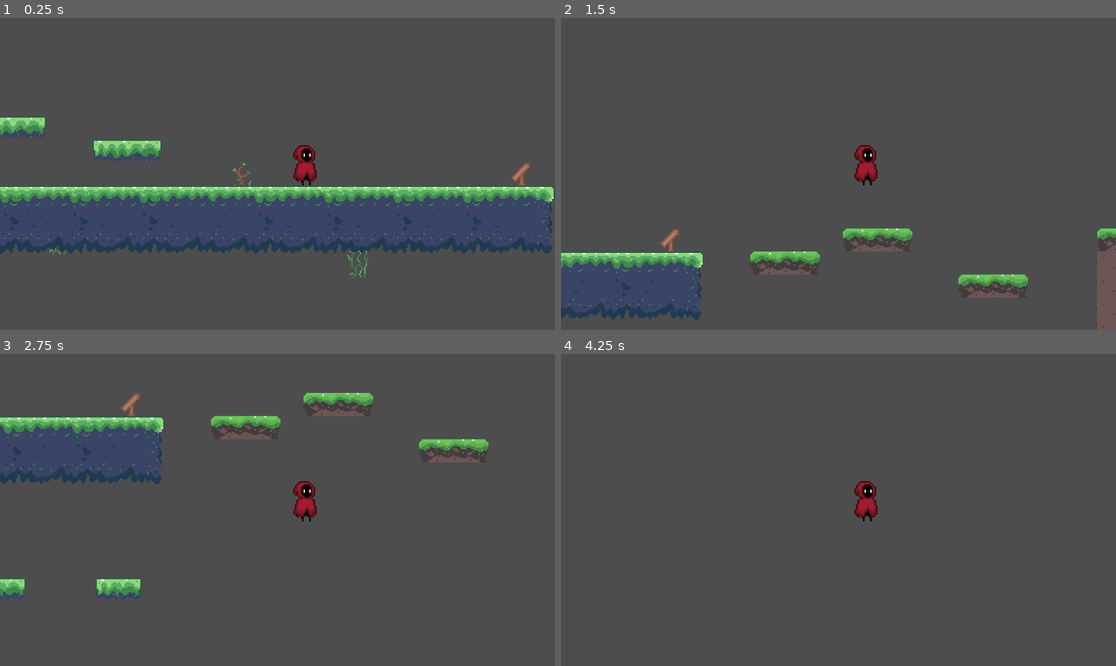
Above: before the commit, frames 1-4 (two rows, left to right).
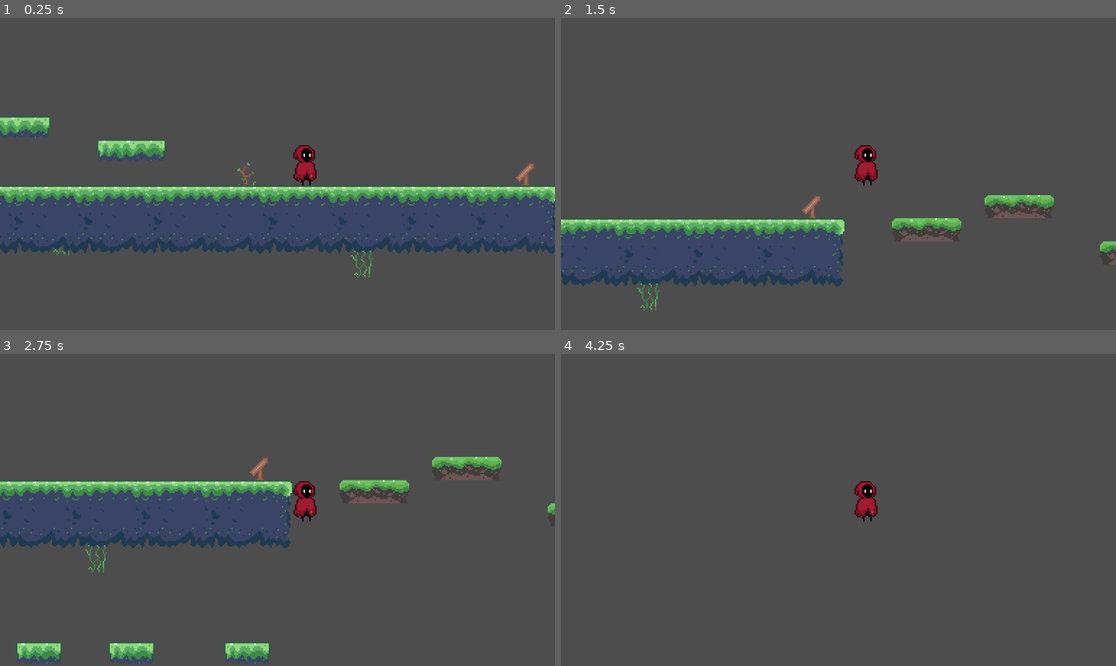
Above: after the commit, the same moments.

Repository: dieguga07/GodotTemplate
Game: Godot game, scene res://Scenes/game.tscn
Same seed, same stepped clock (60 frames per second), same inputs: the game is played once before the commit and once after it.
Inputs:
- Up to frame 1 (0.25 s): no input
- Up to frame 2 (1.5 s): tap Enter (ui_accept) at 0.5, 0.6, 0.77, 1.07, 1.35 s; hold Right (ui_right) from 0.53 s (still down)
- Up to frame 3 (2.75 s): tap Enter (ui_accept) at 1.52, 1.82, 2.1 s; release Right (ui_right) at 2.03 s; hold Left (ui_left) from 2.03 s (still down)
- Up to frame 4 (4.25 s): release Left (ui_left) at 2.78 s; hold Right (ui_right) from 2.78 s (still down); tap Enter (ui_accept) at 2.85, 3.02, 3.32, 3.6, 3.77, 4.07 s

The runs differ from the first frame. In frame 1, 5.6% of the frame differs, in the area x 0-100%, y 31-84%; in frame 2, 15%; in frame 3, 22%, in the area x 0-100%, y 12-100%; in frame 4, less than 0.1%.

Commit message:
State-machine first-try

Diff:
--- a/Scenes/game.tscn
+++ b/Scenes/game.tscn
@@ -214,7 +214,7 @@
 layer_1/tile_data = PackedInt32Array(131070, 196608, 0, 196606, 196608, 1, 262142, 196608, 2, 131071, 65536, 0, 196607, …(8734 unchanged characters)…
 
 [node name="Player" parent="." instance=ExtResource("2_l7hqp")]
-position = Vector2(20, 8)
+position = Vector2(17, 16)
 
 [node name="Camera2D" type="Camera2D" parent="Player"]
 position = Vector2(-20, -8)
--- a/Scenes/player.tscn
+++ b/Scenes/player.tscn
@@ -1,39 +1,678 @@
-[gd_scene load_steps=7 format=3 uid="uid://cvclj5x7jgaan"]
+[gd_scene load_steps=74 format=3 uid="uid://cvclj5x7jgaan"]
 
 [ext_resource type="Script" path="res://Scripts/player.gd" id="1_ru67x"]
 [ext_resource type="Texture2D" uid="uid://cw0233iki11yj" path="res://Assets/AnimationSheet_Character.png" id="1_yvsen"]
 
+[sub_resource type="AtlasTexture" id="AtlasTexture_jgchm"]
+atlas = ExtResource("1_yvsen")
+region = Rect2(0, 256, 32, 32)
+
+[sub_resource type="AtlasTexture" id="AtlasTexture_ggkoq"]
+atlas = ExtResource("1_yvsen")
+region = Rect2(32, 256, 32, 32)
+
+[sub_resource type="AtlasTexture" id="AtlasTexture_4whld"]
+atlas = ExtResource("1_yvsen")
+region = Rect2(64, 256, 32, 32)
+
+[sub_resource type="AtlasTexture" id="AtlasTexture_01e0b"]
+atlas = ExtResource("1_yvsen")
+region = Rect2(96, 256, 32, 32)
+
+[sub_resource type="AtlasTexture" id="AtlasTexture_mxbqf"]
+atlas = ExtResource("1_yvsen")
+region = Rect2(128, 256, 32, 32)
+
+[sub_resource type="AtlasTexture" id="AtlasTexture_h5dkv"]
+atlas = ExtResource("1_yvsen")
+region = Rect2(160, 256, 32, 32)
+
+[sub_resource type="AtlasTexture" id="AtlasTexture_uoon3"]
+atlas = ExtResource("1_yvsen")
+region = Rect2(192, 256, 32, 32)
+
+[sub_resource type="AtlasTexture" id="AtlasTexture_2gjqr"]
+atlas = ExtResource("1_yvsen")
+region = Rect2(224, 256, 32, 32)
+
+[sub_resource type="AtlasTexture" id="AtlasTexture_h5qg3"]
+atlas = ExtResource("1_yvsen")
+region = Rect2(0, 0, 32, 32)
+
+[sub_resource type="AtlasTexture" id="AtlasTexture_4e2ol"]
+atlas = ExtResource("1_yvsen")
+region = Rect2(0, 224, 32, 32)
+
+[sub_resource type="AtlasTexture" id="AtlasTexture_b6d8u"]
+atlas = ExtResource("1_yvsen")
+region = Rect2(32, 224, 32, 32)
+
+[sub_resource type="AtlasTexture" id="AtlasTexture_xlx4j"]
+atlas = ExtResource("1_yvsen")
+region = Rect2(64, 224, 32, 32)
+
+[sub_resource type="AtlasTexture" id="AtlasTexture_frvcl"]
+atlas = ExtResource("1_yvsen")
+region = Rect2(96, 224, 32, 32)
+
+[sub_resource type="AtlasTexture" id="AtlasTexture_v4c6o"]
+atlas = ExtResource("1_yvsen")
+region = Rect2(128, 224, 32, 32)
+
+[sub_resource type="AtlasTexture" id="AtlasTexture_btwjb"]
+atlas = ExtResource("1_yvsen")
+region = Rect2(160, 224, 32, 32)
+
+[sub_resource type="AtlasTexture" id="AtlasTexture_v08o6"]
+atlas = ExtResource("1_yvsen")
+region = Rect2(192, 224, 32, 32)
+
+[sub_resource type="AtlasTexture" id="AtlasTexture_ovuxr"]
+atlas = ExtResource("1_yvsen")
+region = Rect2(224, 224, 32, 32)
+
+[sub_resource type="AtlasTexture" id="AtlasTexture_35grn"]
+atlas = ExtResource("1_yvsen")
+region = Rect2(0, 0, 32, 32)
+
+[sub_resource type="AtlasTexture" id="AtlasTexture_od28t"]
+atlas = ExtResource("1_yvsen")
+region = Rect2(32, 0, 32, 32)
+
+[sub_resource type="AtlasTexture" id="AtlasTexture_30lgw"]
+atlas = ExtResource("1_yvsen")
+region = Rect2(0, 160, 32, 32)
+
+[sub_resource type="AtlasTexture" id="AtlasTexture_f27sv"]
+atlas = ExtResource("1_yvsen")
+region = Rect2(32, 160, 32, 32)
+
+[sub_resource type="AtlasTexture" id="AtlasTexture_svy3b"]
+atlas = ExtResource("1_yvsen")
+region = Rect2(64, 160, 32, 32)
+
+[sub_resource type="AtlasTexture" id="AtlasTexture_js6yl"]
+atlas = ExtResource("1_yvsen")
+region = Rect2(96, 160, 32, 32)
+
+[sub_resource type="AtlasTexture" id="AtlasTexture_dkey4"]
+atlas = ExtResource("1_yvsen")
+region = Rect2(128, 160, 32, 32)
+
+[sub_resource type="AtlasTexture" id="AtlasTexture_akauw"]
+atlas = ExtResource("1_yvsen")
+region = Rect2(160, 160, 32, 32)
+
+[sub_resource type="AtlasTexture" id="AtlasTexture_g33ij"]
+atlas = ExtResource("1_yvsen")
+region = Rect2(192, 160, 32, 32)
+
+[sub_resource type="AtlasTexture" id="AtlasTexture_q1qdo"]
+atlas = ExtResource("1_yvsen")
+region = Rect2(224, 160, 32, 32)
+
+[sub_resource type="AtlasTexture" id="AtlasTexture_y7rf7"]
+atlas = ExtResource("1_yvsen")
+region = Rect2(0, 96, 32, 32)
+
+[sub_resource type="AtlasTexture" id="AtlasTexture_i2mr0"]
+atlas = ExtResource("1_yvsen")
+region = Rect2(32, 96, 32, 32)
+
+[sub_resource type="AtlasTexture" id="AtlasTexture_nq2pd"]
+atlas = ExtResource("1_yvsen")
+region = Rect2(64, 96, 32, 32)
+
+[sub_resource type="AtlasTexture" id="AtlasTexture_7gysy"]
+atlas = ExtResource("1_yvsen")
+region = Rect2(96, 96, 32, 32)
+
+[sub_resource type="AtlasTexture" id="AtlasTexture_1k701"]
+atlas = ExtResource("1_yvsen")
+region = Rect2(128, 96, 32, 32)
+
+[sub_resource type="AtlasTexture" id="AtlasTexture_dm44k"]
+atlas = ExtResource("1_yvsen")
+region = Rect2(160, 96, 32, 32)
+
+[sub_resource type="AtlasTexture" id="AtlasTexture_qemtj"]
+atlas = ExtResource("1_yvsen")
+region = Rect2(192, 96, 32, 32)
+
+[sub_resource type="AtlasTexture" id="AtlasTexture_g4xne"]
+atlas = ExtResource("1_yvsen")
+region = Rect2(224, 96, 32, 32)
+
+[sub_resource type="AtlasTexture" id="AtlasTexture_p2kyr"]
+atlas = ExtResource("1_yvsen")
+region = Rect2(0, 192, 32, 32)
+
+[sub_resource type="AtlasTexture" id="AtlasTexture_ykjdt"]
+atlas = ExtResource("1_yvsen")
+region = Rect2(32, 192, 32, 32)
+
+[sub_resource type="AtlasTexture" id="AtlasTexture_h67ji"]
+atlas = ExtResource("1_yvsen")
+region = Rect2(64, 192, 32, 32)
+
+[sub_resource type="AtlasTexture" id="AtlasTexture_3q2yd"]
+atlas = ExtResource("1_yvsen")
+region = Rect2(96, 192, 32, 32)
+
+[sub_resource type="AtlasTexture" id="AtlasTexture_r0byb"]
+atlas = ExtResource("1_yvsen")
+region = Rect2(128, 192, 32, 32)
+
+[sub_resource type="AtlasTexture" id="AtlasTexture_uka2t"]
+atlas = ExtResource("1_yvsen")
+region = Rect2(0, 64, 32, 32)
+
+[sub_resource type="AtlasTexture" id="AtlasTexture_gvvpn"]
+atlas = ExtResource("1_yvsen")
+region = Rect2(32, 64, 32, 32)
+
+[sub_resource type="AtlasTexture" id="AtlasTexture_r5v7j"]
+atlas = ExtResource("1_yvsen")
+region = Rect2(64, 64, 32, 32)
+
+[sub_resource type="AtlasTexture" id="AtlasTexture_imq3j"]
+atlas = ExtResource("1_yvsen")
+region = Rect2(96, 64, 32, 32)
+
+[sub_resource type="SpriteFrames" id="SpriteFrames_8mlg0"]
+animations = [{
+"frames": [{
+"duration": 1.0,
+"texture": SubResource("AtlasTexture_jgchm")
+}, {
+"duration": 1.0,
+"texture": SubResource("AtlasTexture_ggkoq")
+}, {
+"duration": 1.0,
+"texture": SubResource("AtlasTexture_4whld")
+}, {
+"duration": 1.0,
+"texture": SubResource("AtlasTexture_01e0b")
+}, {
+"duration": 1.0,
+"texture": SubResource("AtlasTexture_mxbqf")
+}, {
+"duration": 1.0,
+"texture": SubResource("AtlasTexture_h5dkv")
+}, {
+"duration": 1.0,
+"texture": SubResource("AtlasTexture_uoon3")
+}, {
+"duration": 1.0,
+"texture": SubResource("AtlasTexture_2gjqr")
+}, {
+"duration": 1.0,
+"texture": SubResource("AtlasTexture_h5qg3")
+}],
+"loop": false,
+"name": &"attack",
+"speed": 10.0
+}, {
+"frames": [{
+"duration": 1.0,
+"texture": SubResource("AtlasTexture_4e2ol")
+}, {
+"duration": 1.0,
+"texture": SubResource("AtlasTexture_b6d8u")
+}, {
+"duration": 1.0,
+"texture": SubResource("AtlasTexture_xlx4j")
+}, {
+"duration": 1.0,
+"texture": SubResource("AtlasTexture_frvcl")
+}, {
+"duration": 1.0,
+"texture": SubResource("AtlasTexture_v4c6o")
+}, {
+"duration": 1.0,
+"texture": SubResource("AtlasTexture_btwjb")
+}, {
+"duration": 1.0,
+"texture": SubResource("AtlasTexture_v08o6")
+}, {
+"duration": 1.0,
+"texture": SubResource("AtlasTexture_ovuxr")
+}],
+"loop": false,
+"name": &"death",
+"speed": 5.0
+}, {
+"frames": [{
+"duration": 1.0,
+"texture": SubResource("AtlasTexture_35grn")
+}, {
+"duration": 1.0,
+"texture": SubResource("AtlasTexture_od28t")
+}],
+"loop": false,
+"name": &"idle",
+"speed": 5.0
+}, {
+"frames": [{
+"duration": 1.0,
+"texture": SubResource("AtlasTexture_30lgw")
+}, {
+"duration": 1.0,
+"texture": SubResource("AtlasTexture_f27sv")
+}, {
+"duration": 1.0,
+"texture": SubResource("AtlasTexture_svy3b")
+}, {
+"duration": 1.0,
+"texture": SubResource("AtlasTexture_js6yl")
+}, {
+"duration": 1.0,
+"texture": SubResource("AtlasTexture_dkey4")
+}, {
+"duration": 1.0,
+"texture": SubResource("AtlasTexture_akauw")
+}, {
+"duration": 1.0,
+"texture": SubResource("AtlasTexture_g33ij")
+}, {
+"duration": 1.0,
+"texture": SubResource("AtlasTexture_q1qdo")
+}],
+"loop": false,
+"name": &"jump",
+"speed": 8.0
+}, {
+"frames": [{
+"duration": 1.0,
+"texture": SubResource("AtlasTexture_y7rf7")
+}, {
+"duration": 1.0,
+"texture": SubResource("AtlasTexture_i2mr0")
+}, {
+"duration": 1.0,
+"texture": SubResource("AtlasTexture_nq2pd")
+}, {
+"duration": 1.0,
+"texture": SubResource("AtlasTexture_7gysy")
+}, {
+"duration": 1.0,
+"texture": SubResource("AtlasTexture_1k701")
+}, {
+"duration": 1.0,
+"texture": SubResource("AtlasTexture_dm44k")
+}, {
+"duration": 1.0,
+"texture": SubResource("AtlasTexture_qemtj")
+}, {
+"duration": 1.0,
+"texture": SubResource("AtlasTexture_g4xne")
+}],
+"loop": true,
+"name": &"run",
+"speed": 7.0
+}, {
+"frames": [{
+"duration": 1.0,
+"texture": SubResource("AtlasTexture_p2kyr")
+}, {
+"duration": 1.0,
+"texture": SubResource("AtlasTexture_ykjdt")
+}, {
+"duration": 1.0,
+"texture": SubResource("AtlasTexture_h67ji")
+}, {
+"duration": 1.0,
+"texture": SubResource("AtlasTexture_3q2yd")
+}, {
+"duration": 1.0,
+"texture": SubResource("AtlasTexture_r0byb")
+}],
+"loop": false,
+"name": &"teleport",
+"speed": 5.0
+}, {
+"frames": [{
+"duration": 1.0,
+"texture": SubResource("AtlasTexture_uka2t")
+}, {
+"duration": 1.0,
+"texture": SubResource("AtlasTexture_gvvpn")
+}, {
+"duration": 1.0,
+"texture": SubResource("AtlasTexture_r5v7j")
+}, {
+"duration": 1.0,
+"texture": SubResource("AtlasTexture_imq3j")
+}],
+"loop": true,
+"name": &"walk",
+"speed": 5.0
+}]
+
 [sub_resource type="RectangleShape2D" id="RectangleShape2D_up27f"]
 size = Vector2(16, 28)
 
+[sub_resource type="Animation" id="Animation_mnka1"]
+length = 0.001
+tracks/0/type = "value"
+tracks/0/imported = false
+tracks/0/enabled = true
+tracks/0/path = NodePath("AnimatedSprite2D:animation")
+tracks/0/interp = 1
+tracks/0/loop_wrap = true
+tracks/0/keys = {
+"times": PackedFloat32Array(0),
+"transitions": PackedFloat32Array(1),
+"update": 1,
+"values": [&"idle"]
+}
+tracks/1/type = "value"
+tracks/1/imported = false
+tracks/1/enabled = true
+tracks/1/path = NodePath("AnimatedSprite2D:frame")
+tracks/1/interp = 1
+tracks/1/loop_wrap = true
+tracks/1/keys = {
+"times": PackedFloat32Array(0),
+"transitions": PackedFloat32Array(1),
+"update": 1,
+"values": [0]
+}
+
 [sub_resource type="Animation" id="Animation_tix55"]
 resource_name = "idle"
-
-[sub_resource type="Animation" id="Animation_mnka1"]
-length = 0.001
+length = 1.2
+loop_mode = 1
+tracks/0/type = "value"
+tracks/0/imported = false
+tracks/0/enabled = true
+tracks/0/path = NodePath("AnimatedSprite2D:animation")
+tracks/0/interp = 1
+tracks/0/loop_wrap = true
+tracks/0/keys = {
+"times": PackedFloat32Array(0),
+"transitions": PackedFloat32Array(1),
+"update": 1,
+"values": [&"idle"]
+}
+tracks/1/type = "value"
+tracks/1/imported = false
+tracks/1/enabled = true
+tracks/1/path = NodePath("AnimatedSprite2D:frame")
+tracks/1/interp = 1
+tracks/1/loop_wrap = true
+tracks/1/keys = {
+"times": PackedFloat32Array(0, 0.2, 0.4, 0.6, 0.8, 1),
+"transitions": PackedFloat32Array(1, 1, 1, 1, 1, 1),
+"update": 1,
+"values": [0, 1, 0, 1, 0, 1]
+}
+
+[sub_resource type="Animation" id="Animation_c7a3k"]
+resource_name = "walk"
+loop_mode = 1
+tracks/0/type = "value"
+tracks/0/imported = false
+tracks/0/enabled = true
+tracks/0/path = NodePath("AnimatedSprite2D:animation")
+tracks/0/interp = 1
+tracks/0/loop_wrap = true
+tracks/0/keys = {
+"times": PackedFloat32Array(0),
+"transitions": PackedFloat32Array(1),
+"update": 1,
+"values": [&"walk"]
+}
+tracks/1/type = "value"
+tracks/1/imported = false
+tracks/1/enabled = true
+tracks/1/path = NodePath("AnimatedSprite2D:frame")
+tracks/1/interp = 1
+tracks/1/loop_wrap = true
+tracks/1/keys = {
+"times": PackedFloat32Array(0, 0.166667, 0.333333, 0.5, 0.666667, 0.833333),
+"transitions": PackedFloat32Array(1, 1, 1, 1, 1, 1),
+"update": 1,
+"values": [0, 1, 2, 0, 1, 2]
+}
+
+[sub_resource type="Animation" id="Animation_6rf6b"]
+resource_name = "death"
+tracks/0/type = "value"
+tracks/0/imported = false
+tracks/0/enabled = true
+tracks/0/path = NodePath("AnimatedSprite2D:animation")
+tracks/0/interp = 1
+tracks/0/loop_wrap = true
+tracks/0/keys = {
+"times": PackedFloat32Array(0),
+"transitions": PackedFloat32Array(1),
+"update": 1,
+"values": [&"death"]
+}
+tracks/1/type = "value"
+tracks/1/imported = false
+tracks/1/enabled = true
+tracks/1/path = NodePath("AnimatedSprite2D:frame")
+tracks/1/interp = 1
+tracks/1/loop_wrap = true
+tracks/1/keys = {
+"times": PackedFloat32Array(0, 0.133333, 0.266667, 0.4, 0.533333, 0.666667, 0.8, 0.9),
+"transitions": PackedFloat32Array(1, 1, 1, 1, 1, 1, 1, 1),
+"update": 1,
+"values": [0, 1, 2, 3, 4, 5, 6, 7]
+}
+
+[sub_resource type="Animation" id="Animation_wifk1"]
+resource_name = "jump"
+loop_mode = 1
+tracks/0/type = "value"
+tracks/0/imported = false
+tracks/0/enabled = true
+tracks/0/path = NodePath("AnimatedSprite2D:animation")
+tracks/0/interp = 1
+tracks/0/loop_wrap = true
+tracks/0/keys = {
+"times": PackedFloat32Array(0),
+"transitions": PackedFloat32Array(1),
+"update": 1,
+"values": [&"jump"]
+}
+tracks/1/type = "value"
+tracks/1/imported = false
+tracks/1/enabled = true
+tracks/1/path = NodePath("AnimatedSprite2D:frame")
+tracks/1/interp = 1
+tracks/1/loop_wrap = true
+tracks/1/keys = {
+"times": PackedFloat32Array(0, 0.133333, 0.266667, 0.366667, 0.466667, 0.6, 0.733333, 0.866667),
+"transitions": PackedFloat32Array(1, 1, 1, 1, 1, 1, 1, 1),
+"update": 1,
+"values": [0, 1, 2, 3, 4, 5, 6, 7]
+}
+
+[sub_resource type="Animation" id="Animation_8si84"]
+resource_name = "run"
+loop_mode = 1
+tracks/0/type = "value"
+tracks/0/imported = false
+tracks/0/enabled = true
+tracks/0/path = NodePath("AnimatedSprite2D:animation")
+tracks/0/interp = 1
+tracks/0/loop_wrap = true
+tracks/0/keys = {
+"times": PackedFloat32Array(0),
+"transitions": PackedFloat32Array(1),
+"update": 1,
+"values": [&"run"]
+}
+tracks/1/type = "value"
+tracks/1/imported = false
+tracks/1/enabled = true
+tracks/1/path = NodePath("AnimatedSprite2D:frame")
+tracks/1/interp = 1
+tracks/1/loop_wrap = true
+tracks/1/keys = {
+"times": PackedFloat32Array(0, 0.133333, 0.233333, 0.366667, 0.5, 0.633333, 0.766667, 0.9),
+"transitions": PackedFloat32Array(1, 1, 1, 1, 1, 1, 1, 1),
+"update": 1,
+"values": [0, 1, 2, 3, 4, 5, 6, 7]
+}
+
+[sub_resource type="Animation" id="Animation_0va0n"]
+resource_name = "attack"
+tracks/0/type = "value"
+tracks/0/imported = false
+tracks/0/enabled = true
+tracks/0/path = NodePath("AnimatedSprite2D:animation")
+tracks/0/interp = 1
+tracks/0/loop_wrap = true
+tracks/0/keys = {
+"times": PackedFloat32Array(0),
+"transitions": PackedFloat32Array(1),
+"update": 1,
+"values": [&"attack"]
+}
+tracks/1/type = "value"
+tracks/1/imported = false
+tracks/1/enabled = true
+tracks/1/path = NodePath("AnimatedSprite2D:frame")
+tracks/1/interp = 1
+tracks/1/loop_wrap = true
+tracks/1/keys = {
+"times": PackedFloat32Array(0, 0.1, 0.2, 0.333333, 0.433333, 0.566667, 0.7, 0.833333, 0.933333),
+"transitions": PackedFloat32Array(1, 1, 1, 1, 1, 1, 1, 1, 1),
+"update": 1,
+"values": [0, 1, 2, 3, 4, 5, 6, 7, 8]
+}
+
+[sub_resource type="Animation" id="Animation_bdsgd"]
+resource_name = "teleport"
+tracks/0/type = "value"
+tracks/0/imported = false
+tracks/0/enabled = true
+tracks/0/path = NodePath("AnimatedSprite2D:animation")
+tracks/0/interp = 1
+tracks/0/loop_wrap = true
+tracks/0/keys = {
+"times": PackedFloat32Array(0),
+"transitions": PackedFloat32Array(1),
+"update": 1,
+"values": [&"teleport"]
+}
+tracks/1/type = "value"
+tracks/1/imported = false
+tracks/1/enabled = true
+tracks/1/path = NodePath("AnimatedSprite2D:frame")
+tracks/1/interp = 1
+tracks/1/loop_wrap = true
+tracks/1/keys = {
+"times": PackedFloat32Array(0.0333333, 0.266667, 0.5, 0.7, 0.9),
+"transitions": PackedFloat32Array(1, 1, 1, 1, 1),
+"update": 1,
+"values": [0, 1, 2, 3, 4]
+}
 
 [sub_resource type="AnimationLibrary" id="AnimationLibrary_7e2mf"]
 _data = {
 "RESET": SubResource("Animation_mnka1"),
-"idle": SubResource("Animation_tix55")
-}
+"attack": SubResource("Animation_0va0n"),
+"death": SubResource("Animation_6rf6b"),
+"idle": SubResource("Animation_tix55"),
+"jump": SubResource("Animation_wifk1"),
+"run": SubResource("Animation_8si84"),
+"teleport": SubResource("Animation_bdsgd"),
+"walk": SubResource("Animation_c7a3k")
+}
+
+[sub_resource type="AnimationNodeAnimation" id="AnimationNodeAnimation_ocgaa"]
+animation = &"attack"
+
+[sub_resource type="AnimationNodeAnimation" id="AnimationNodeAnimation_gu2ac"]
+animation = &"idle"
+
+[sub_resource type="AnimationNodeAnimation" id="AnimationNodeAnimation_2elap"]
+animation = &"jump"
+
+[sub_resource type="AnimationNodeAnimation" id="AnimationNodeAnimation_dpp2b"]
+animation = &"walk"
+
+[sub_resource type="AnimationNodeStateMachineTransition" id="AnimationNodeStateMachineTransition_atc8n"]
+advance_mode = 0
+advance_condition = &"is_walking"
+
+[sub_resource type="AnimationNodeStateMachineTransition" id="AnimationNodeStateMachineTransition_qtgvn"]
+advance_mode = 0
+advance_condition = &"is_idle"
+
+[sub_resource type="AnimationNodeStateMachineTransition" id="AnimationNodeStateMachineTransition_g3bsu"]
+advance_mode = 0
+advance_condition = &"is_jumping"
+
+[sub_resource type="AnimationNodeStateMachineTransition" id="AnimationNodeStateMachineTransition_v8060"]
+advance_mode = 0
+advance_condition = &"is_idle"
+
+[sub_resource type="AnimationNodeStateMachineTransition" id="AnimationNodeStateMachineTransition_qwu7r"]
+advance_mode = 0
+advance_condition = &"is_jumping"
+
+[sub_resource type="AnimationNodeStateMachineTransition" id="AnimationNodeStateMachineTransition_hea85"]
+advance_mode = 0
+advance_condition = &"is_walking"
+
+[sub_resource type="AnimationNodeStateMachineTransition" id="AnimationNodeStateMachineTransition_du5bf"]
+advance_mode = 2
+
+[sub_resource type="AnimationNodeStateMachineTransition" id="AnimationNodeStateMachineTransition_tqx2r"]
+advance_mode = 2
+
+[sub_resource type="AnimationNodeStateMachineTransition" id="AnimationNodeStateMachineTransition_jiauv"]
+advance_mode = 2
+
+[sub_resource type="AnimationNodeStateMachineTransition" id="AnimationNodeStateMachineTransition_7g6gi"]
+advance_mode = 2
+
+[sub_resource type="AnimationNodeStateMachineTransition" id="AnimationNodeStateMachineTransition_631fh"]
+advance_mode = 2
+
+[sub_resource type="AnimationNodeStateMachine" id="AnimationNodeStateMachine_rp18h"]
+states/End/position = Vector2(1134, 221)
+states/Start/position = Vector2(133, 236)
+states/attack/node = SubResource("AnimationNodeAnimation_ocgaa")
+states/attack/position = Vector2(428, 361)
+states/idle/node = SubResource("AnimationNodeAnimation_gu2ac")
+states/idle/position = Vector2(280, 236)
+states/jump/node = SubResource("AnimationNodeAnimation_2elap")
+states/jump/position = Vector2(591, 236)
+states/walk/node = SubResource("AnimationNodeAnimation_dpp2b")
+states/walk/position = Vector2(428, 91)
+transitions = ["idle", "walk", SubResource("AnimationNodeStateMachineTransition_atc8n"), "walk", "idle", SubResource("AnimationNodeStateMachineTransition_qtgvn"), "idle", "jump", SubResource("AnimationNodeStateMachineTransition_g3bsu"), "jump", "idle", SubResource("AnimationNodeStateMachineTransition_v8060"), "walk", "jump", SubResource("AnimationNodeStateMachineTransition_qwu7r"), "jump", "walk", SubResource("AnimationNodeStateMachineTransition_hea85"), "Start", "idle", SubResource("AnimationNodeStateMachineTransition_du5bf"), "idle", "attack", SubResource("AnimationNodeStateMachineTransition_tqx2r"), "attack", "walk", SubResource("AnimationNodeStateMachineTransition_jiauv"), "attack", "idle", SubResource("AnimationNodeStateMachineTransition_7g6gi"), "walk", "attack", SubResource("AnimationNodeStateMachineTransition_631fh")]
+graph_offset = Vector2(-225, 18.0967)
 
 [node name="Player" type="CharacterBody2D"]
 position = Vector2(0, -1)
 script = ExtResource("1_ru67x")
 
-[node name="Sprite2D" type="Sprite2D" parent="."]
+[node name="AnimatedSprite2D" type="AnimatedSprite2D" parent="."]
 position = Vector2(0, -16)
-texture = ExtResource("1_yvsen")
-region_enabled = true
-region_rect = Rect2(0, 0, 32, 32)
+sprite_frames = SubResource("SpriteFrames_8mlg0")
+animation = &"idle"
+autoplay = "idle"
 
 [node name="CollisionShape2D" type="CollisionShape2D" parent="."]
 position = Vector2(-1, -14)
 shape = SubResource("RectangleShape2D_up27f")
 
-[node name="AnimationPlayer" type="AnimationPlayer" parent="."]
+[node name="Player_Animations" type="AnimationPlayer" parent="."]
 libraries = {
 "": SubResource("AnimationLibrary_7e2mf")
 }
 autoplay = "idle"
+
+[node name="Player_State_Machine" type="AnimationTree" parent="."]
+tree_root = SubResource("AnimationNodeStateMachine_rp18h")
+anim_player = NodePath("../Player_Animations")
+parameters/conditions/is_idle = true
+parameters/conditions/is_jumping = true
+parameters/conditions/is_walking = false
--- a/Scripts/player.gd
+++ b/Scripts/player.gd
@@ -1,18 +1,27 @@
 extends CharacterBody2D
 
 
-const SPEED = 300.0
-const JUMP_VELOCITY = -400.0
+const SPEED = 200.0
+const JUMP_VELOCITY = -250.0
 
+@onready var state_machine : AnimationTree = $Player_State_Machine
+
+func _ready():
+	state_machine.active = true
+
+func _process(delta):
+	update_animation_parameters()
 
 func _physics_process(delta: float) -> void:
 	# Add the gravity.
 	if not is_on_floor():
 		velocity += get_gravity() * delta
+		state_machine["parameters/conditions/is_jumping"] = false
 
 	# Handle jump.
 	if Input.is_action_just_pressed("ui_accept") and is_on_floor():
 		velocity.y = JUMP_VELOCITY
+		state_machine["parameters/conditions/is_jumping"] = true
 
 	# Get the input direction and handle the movement/deceleration.
 	# As good practice, you should replace UI actions with custom gameplay actions.
@@ -21,5 +30,13 @@
 		velocity.x = direction * SPEED
 	else:
 		velocity.x = move_toward(velocity.x, 0, SPEED)
+		state_machine["parameters/conditions/is_jumping"] = false
+	move_and_slide()
 
-	move_and_slide()
+func update_animation_parameters():
+	if (velocity.x == 0):
+		state_machine["parameters/conditions/is_idle"] = true
+		state_machine["parameters/conditions/is_walking"] = false
+	else :
+		state_machine["parameters/conditions/is_idle"] = false
+		state_machine["parameters/conditions/is_walking"] = true
